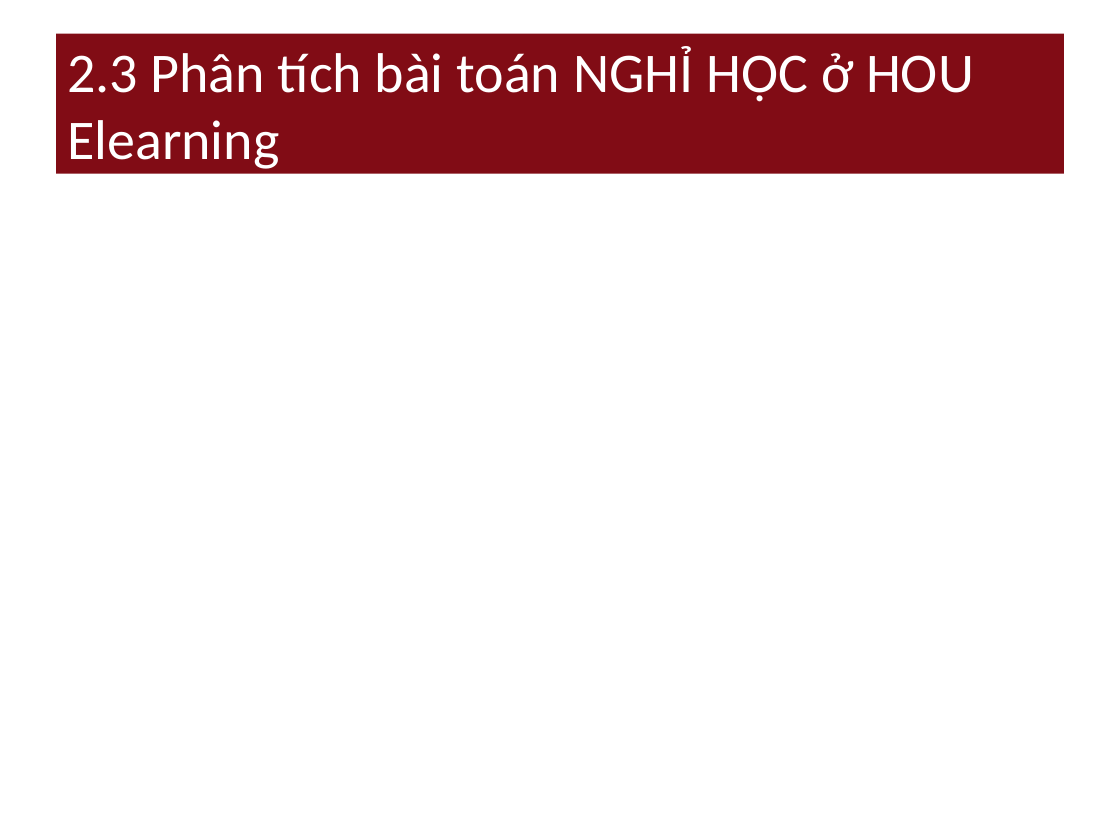
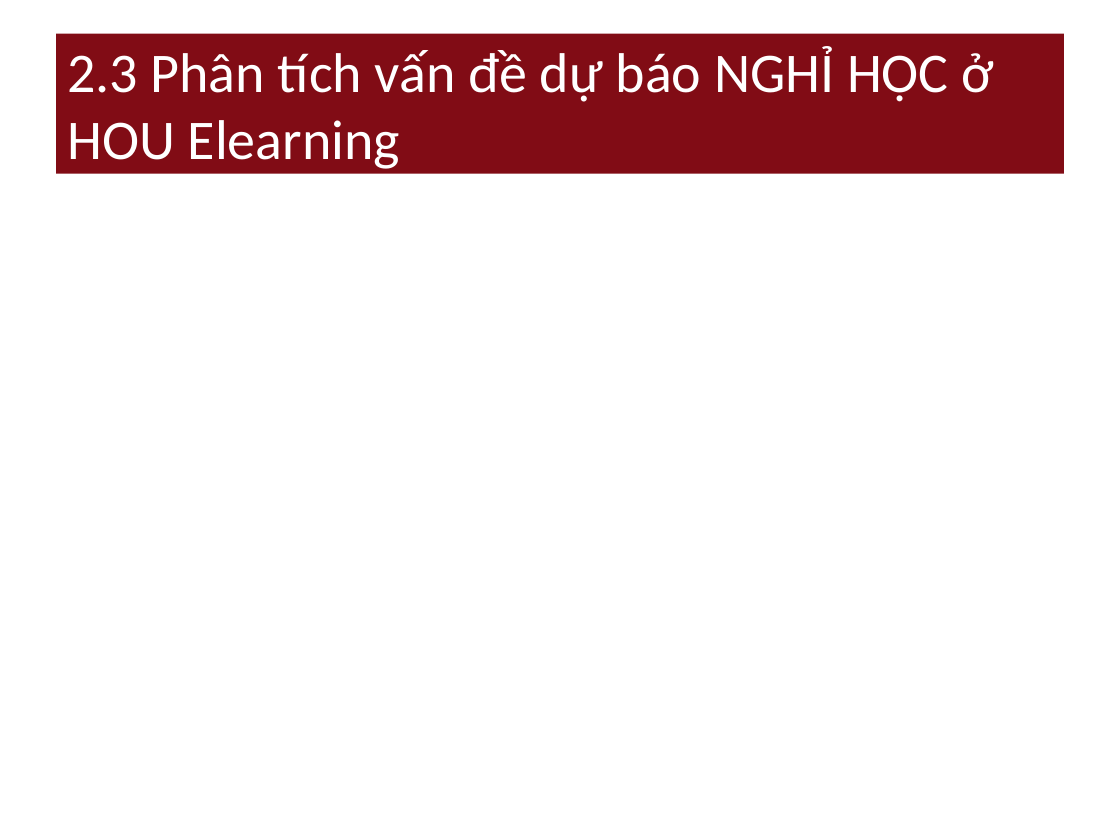
Before and after one commit to nguyendanhtu/drop-out, a slide deck: slide 10 of 01. Document/DropOut_Project_Report v_3.12.2011.pptx. Drawn at 1120x840 pixels with LibreOffice and Linux fonts; fonts in the diff are those of the drawing. Boxes give left, top, right and bottom in pixels: in the first picture for what was removed or moved away, otherwise in the second. Text is boxed around its words. In the diff, an @@ line names an element or a change of style, - is before the commit and + after.

```diff
--- a/01. Document/DropOut_Project_Report v_3.12.2011.pptx
+++ b/01. Document/DropOut_Project_Report v_3.12.2011.pptx
@@ title at <box>67,46,994,169</box>: text changed @@
-2.3 Phân tích bài toán NGHỈ HỌC ở HOU Elearning
+2.3 Phân tích vấn đề dự báo NGHỈ HỌC ở HOU Elearning
```
Also in this commit, not shown: 10 other slides changed.
